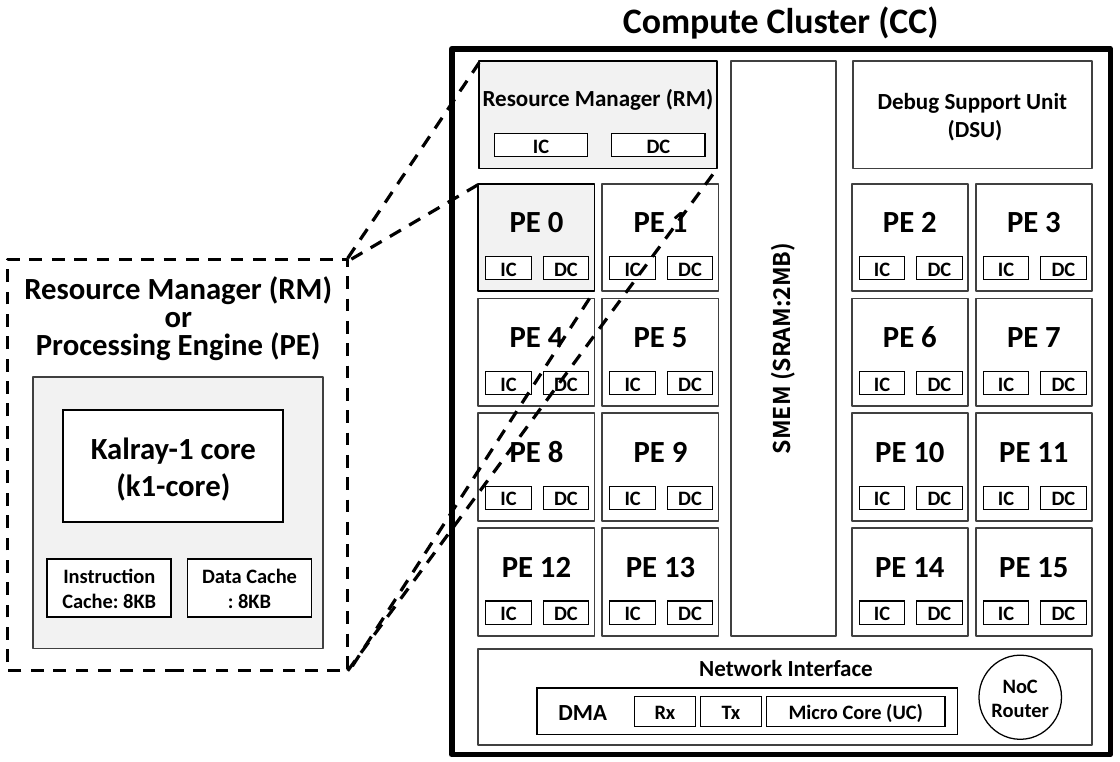
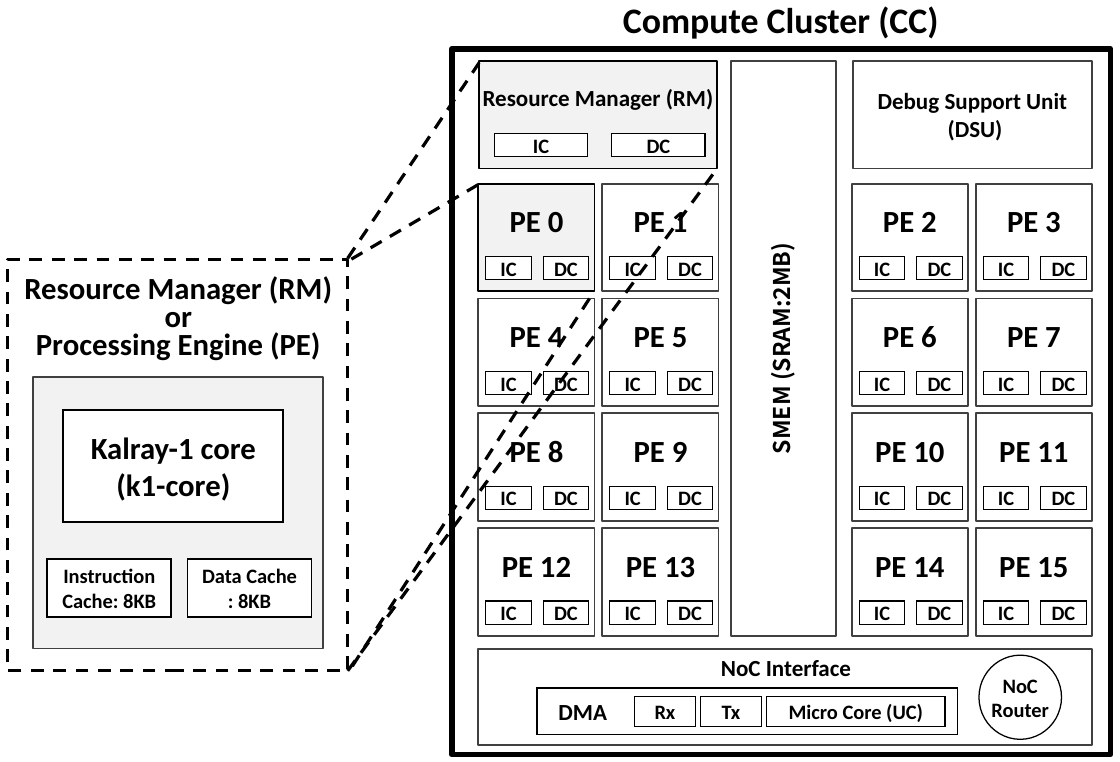
Before and after one commit to m-yuya/ICCD2017, a slide deck: slide 1 of figure/cc_architecture.pptx. Drawn at 1120x762 pixels with LibreOffice and Linux fonts; fonts in the diff are those of the drawing. Boxes give left, top, right and bottom in pixels: in the first picture for what was removed or moved away, otherwise in the second. Text is boxed around its words. In the diff, an @@ line names an element or a change of style, - is before the commit and + after.

Commit message:
Modify figures
- RM on IOS -> IO coes
- network interface -> NoC interface

```diff
--- a/figure/cc_architecture.pptx
+++ b/figure/cc_architecture.pptx
@@ text at <box>721,660,851,676</box>: text changed @@
-Network Interface
+NoC Interface
```
Also in this commit, not shown: 5 other files.
